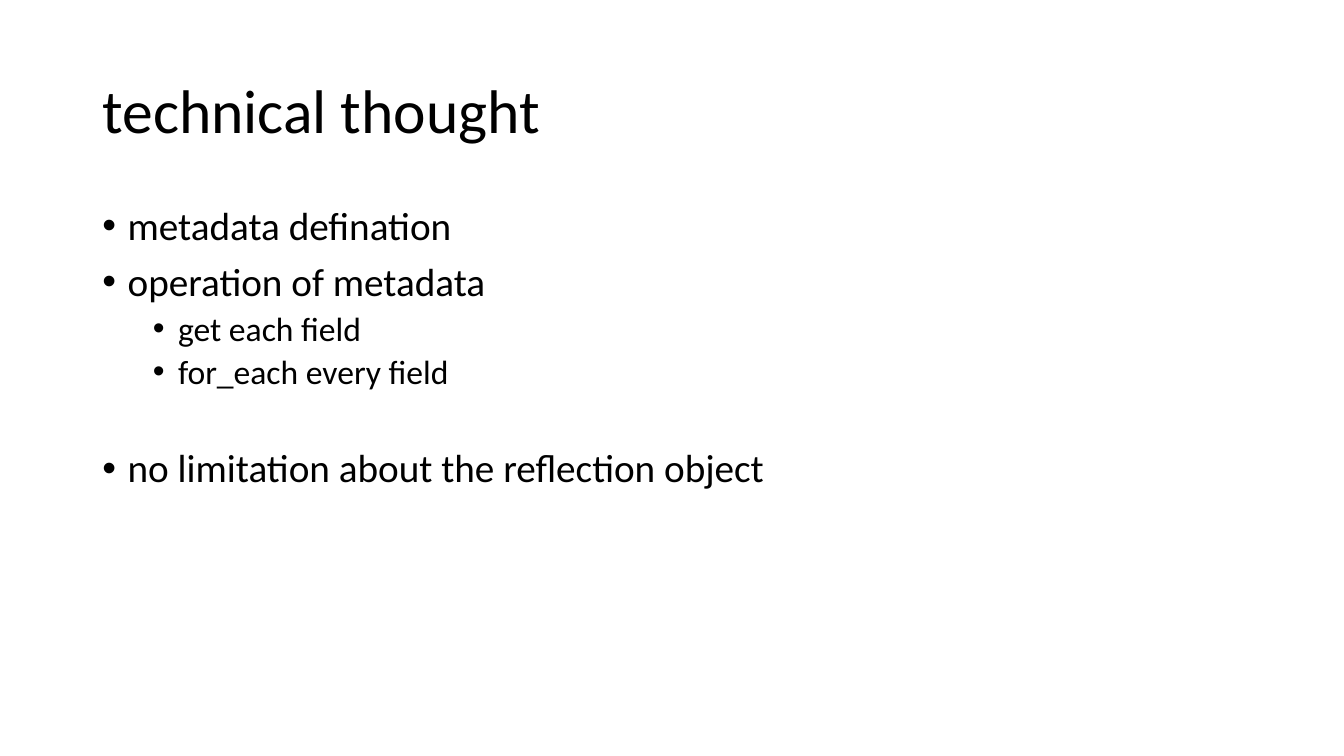
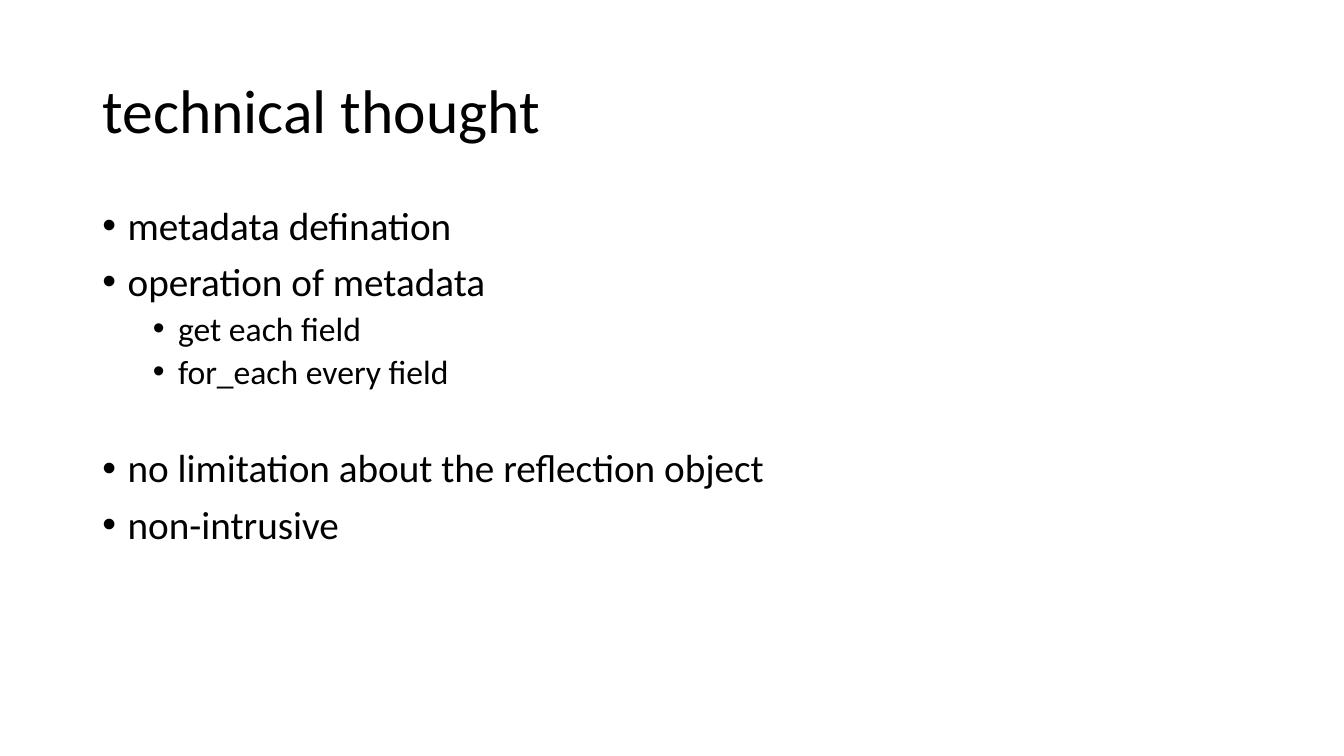
Before and after one commit to qicosmos/cppcon2017, a slide deck: slide 26 of cppcon2017.pptx. Drawn at 1344x756 pixels with LibreOffice and Linux fonts; fonts in the diff are those of the drawing. Boxes give left, top, right and bottom in pixels: in the first picture for what was removed or moved away, otherwise in the second. Text is boxed around its words. In the diff, an @@ line names an element or a change of style, - is before the commit and + after.

```diff
--- a/cppcon2017.pptx
+++ b/cppcon2017.pptx
@@ text at [128,512,339,540]: paragraph added @@
+• non-intrusive
```
Also in this commit, not shown: 2 other slides changed, 1 slide added.
